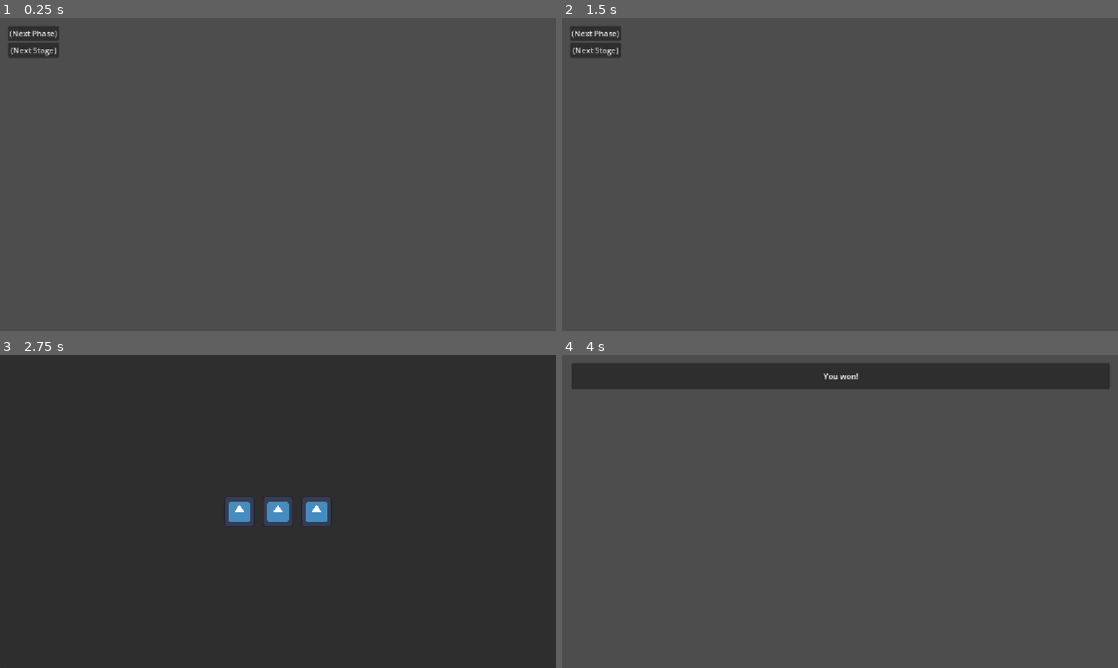
Above: before the commit, frames 1-4 (two rows, left to right).
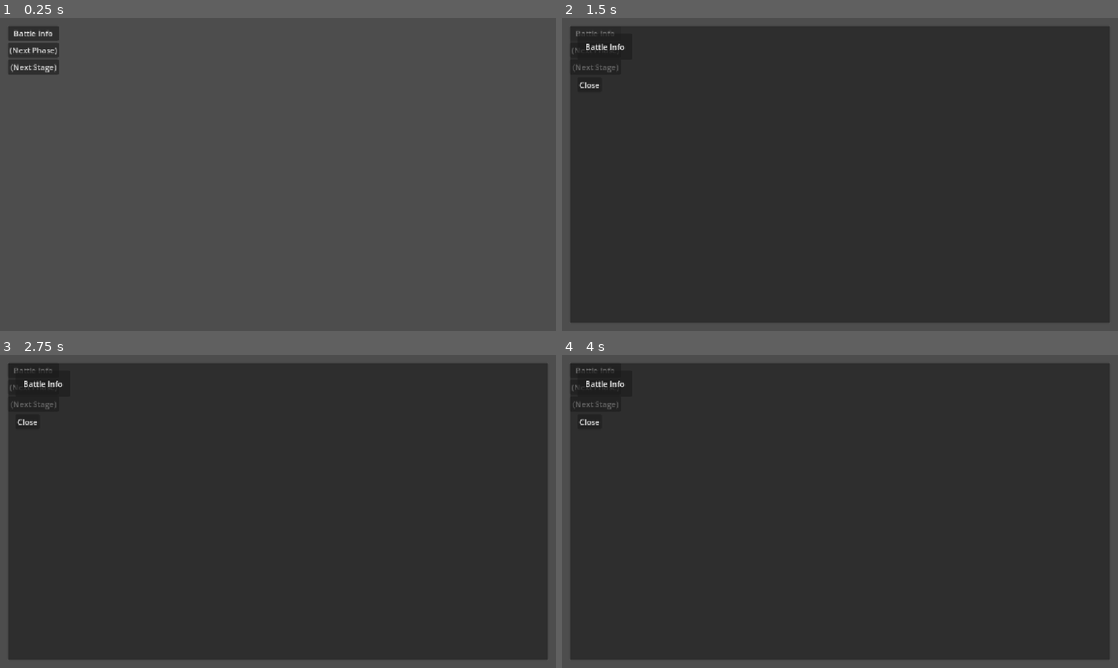
Above: after the commit, the same moments.

Repository: Adnyropast/pwkz-godot-4.7
Game: Godot game, scene res://scenes/stage.tscn
The game is run twice, just before and just after one commit, with the same random seed, the same clock (stepped at 60 frames per second) and the same inputs. The project has no main scene, so this scene is started directly. The engine's default icon, where the game draws it, is replaced by a stand-in: a white triangle on a blue panel in a dark square.
Inputs (mouse positions are in pixels of both pictures, inside the frame that each line leads up to):
- Up to frame 1 (0.25 s): no input
- Up to frame 2 (1.5 s): click (595, 33) at 0.5 s, where only the run after the commit has a clickable "Battle Info"; tap Enter (ui_accept) at 1.25 s
- Up to frame 3 (2.75 s): tap Enter (ui_accept) at 1.52 s; click (33, 370) at 2 s, where only the run before the commit has a clickable "(Next Phase)"
- Up to frame 4 (4 s): tap Enter (ui_accept) at 2.75, 3.02 s; click (595, 370) at 3.5 s, where only the run before the commit has a clickable "(Next Phase)"

The runs differ from the first frame. In frame 1, 0.6% of the frame differs, in the area x 1-11%, y 3-18%; in frame 2, 91%, in the area x 1-99%, y 2-98%; in frame 3, 9.7%; in frame 4, 84%.

Commit message:
feat: add battle status screen

Diff:
--- a/scenes/battle_commands_menu.gd
+++ b/scenes/battle_commands_menu.gd
@@ -2,9 +2,19 @@
 
 signal next_stage_button_pressed
 signal next_phase_button_pressed
+signal battle_info_button_pressed
 
 func _on_button_next_stage_pressed() -> void:
 	next_stage_button_pressed.emit()
 
 func _on_button_next_phase_pressed() -> void:
 	next_phase_button_pressed.emit()
+
+func _on_button_battle_info_pressed() -> void:
+	battle_info_button_pressed.emit()
+
+func pause() -> void:
+	process_mode = Node.PROCESS_MODE_DISABLED
+
+func unpause() -> void:
+	process_mode = Node.PROCESS_MODE_INHERIT
--- a/scenes/battle_commands_menu.tscn
+++ b/scenes/battle_commands_menu.tscn
@@ -20,6 +20,10 @@
 [node name="VBoxContainer" type="VBoxContainer" parent="MarginContainer" unique_id=363262340]
 layout_mode = 2
 
+[node name="ButtonBattleInfo" type="Button" parent="MarginContainer/VBoxContainer" unique_id=713008072]
+layout_mode = 2
+text = "Battle Info"
+
 [node name="ButtonNextPhase" type="Button" parent="MarginContainer/VBoxContainer" unique_id=2072037275]
 layout_mode = 2
 text = "(Next Phase)"
@@ -28,5 +32,6 @@
 layout_mode = 2
 text = "(Next Stage)"
 
+[connection signal="pressed" from="MarginContainer/VBoxContainer/ButtonBattleInfo" to="." method="_on_button_battle_info_pressed"]
 [connection signal="pressed" from="MarginContainer/VBoxContainer/ButtonNextPhase" to="." method="_on_button_next_phase_pressed"]
 [connection signal="pressed" from="MarginContainer/VBoxContainer/ButtonNextStage" to="." method="_on_button_next_stage_pressed"]
--- /dev/null
+++ b/scenes/battle_info_screen.gd
@@ -0,0 +1,6 @@
+extends Control
+
+signal close_button_pressed
+
+func _on_button_close_pressed() -> void:
+	close_button_pressed.emit()
--- /dev/null
+++ b/scenes/battle_info_screen.tscn
@@ -0,0 +1,73 @@
+[gd_scene format=3 uid="uid://dplklkp8tc7uj"]
+
+[ext_resource type="Script" uid="uid://c1jesb7rsuyhm" path="res://scenes/battle_info_screen.gd" id="1_kywye"]
+
+[node name="BattleInfoScreen" type="Control" unique_id=511141951]
+layout_mode = 3
+anchors_preset = 15
+anchor_right = 1.0
+anchor_bottom = 1.0
+grow_horizontal = 2
+grow_vertical = 2
+script = ExtResource("1_kywye")
+
+[node name="MarginContainer" type="MarginContainer" parent="." unique_id=891778632]
+layout_mode = 1
+anchors_preset = 15
+anchor_right = 1.0
+anchor_bottom = 1.0
+grow_horizontal = 2
+grow_vertical = 2
+theme_override_constants/margin_left = 16
+theme_override_constants/margin_top = 16
+theme_override_constants/margin_right = 16
+theme_override_constants/margin_bottom = 16
+
+[node name="PanelContainer" type="PanelContainer" parent="MarginContainer" unique_id=766753427]
+layout_mode = 2
+
+[node name="VBoxContainer" type="VBoxContainer" parent="MarginContainer/PanelContainer" unique_id=926301676]
+layout_mode = 2
+
+[node name="HBoxContainer" type="HBoxContainer" parent="MarginContainer/PanelContainer/VBoxContainer" unique_id=1849920223]
+layout_mode = 2
+
+[node name="MarginContainer" type="MarginContainer" parent="MarginContainer/PanelContainer/VBoxContainer/HBoxContainer" unique_id=458132448]
+layout_mode = 2
+theme_override_constants/margin_left = 16
+theme_override_constants/margin_top = 16
+theme_override_constants/margin_right = 16
+theme_override_constants/margin_bottom = 16
+
+[node name="PanelContainer" type="PanelContainer" parent="MarginContainer/PanelContainer/VBoxContainer/HBoxContainer/MarginContainer" unique_id=172519090]
+layout_mode = 2
+
+[node name="MarginContainer" type="MarginContainer" parent="MarginContainer/PanelContainer/VBoxContainer/HBoxContainer/MarginContainer/PanelContainer" unique_id=1872584775]
+layout_mode = 2
+theme_override_constants/margin_left = 16
+theme_override_constants/margin_top = 16
+theme_override_constants/margin_right = 16
+theme_override_constants/margin_bottom = 16
+
+[node name="Label" type="Label" parent="MarginContainer/PanelContainer/VBoxContainer/HBoxContainer/MarginContainer/PanelContainer/MarginContainer" unique_id=740790715]
+layout_mode = 2
+text = "Battle Info"
+
+[node name="HBoxContainer2" type="HBoxContainer" parent="MarginContainer/PanelContainer/VBoxContainer" unique_id=222604174]
+layout_mode = 2
+
+[node name="MarginContainer" type="MarginContainer" parent="MarginContainer/PanelContainer/VBoxContainer/HBoxContainer2" unique_id=24493263]
+layout_mode = 2
+theme_override_constants/margin_left = 16
+theme_override_constants/margin_top = 16
+theme_override_constants/margin_right = 16
+theme_override_constants/margin_bottom = 16
+
+[node name="VBoxContainer" type="VBoxContainer" parent="MarginContainer/PanelContainer/VBoxContainer/HBoxContainer2/MarginContainer" unique_id=307346053]
+layout_mode = 2
+
+[node name="ButtonClose" type="Button" parent="MarginContainer/PanelContainer/VBoxContainer/HBoxContainer2/MarginContainer/VBoxContainer" unique_id=1950087175]
+layout_mode = 2
+text = "Close"
+
+[connection signal="pressed" from="MarginContainer/PanelContainer/VBoxContainer/HBoxContainer2/MarginContainer/VBoxContainer/ButtonClose" to="." method="_on_button_close_pressed"]
--- a/scenes/stage.gd
+++ b/scenes/stage.gd
@@ -16,6 +16,10 @@
 func _on_battle_text_box_closed() -> void:
 	PopupInterfaces.open_rewards_popup(on_rewards_closed)
 
+func _on_battle_commands_menu_battle_info_button_pressed() -> void:
+	commands_menu_node.pause()
+	PopupInterfaces.open_battle_info_screen_popup(on_battle_info_screen_closed)
+
 func end_phase() -> void:
 	commands_menu_node.hide()
 
@@ -32,3 +36,6 @@
 
 func on_equip_screen_closed() -> void:
 	WorldState.next_phase()
+
+func on_battle_info_screen_closed() -> void:
+	commands_menu_node.unpause()
--- a/scenes/stage.tscn
+++ b/scenes/stage.tscn
@@ -28,6 +28,7 @@
 visible = false
 layout_mode = 1
 
+[connection signal="battle_info_button_pressed" from="HBoxContainer/MarginContainer/BattleCommandsMenu" to="." method="_on_battle_commands_menu_battle_info_button_pressed"]
 [connection signal="next_phase_button_pressed" from="HBoxContainer/MarginContainer/BattleCommandsMenu" to="." method="_on_battle_commands_menu_next_phase_button_pressed"]
 [connection signal="next_stage_button_pressed" from="HBoxContainer/MarginContainer/BattleCommandsMenu" to="." method="_on_battle_commands_menu_next_stage_button_pressed"]
 [connection signal="closed" from="HBoxContainer/BattleTextBoxContainer/BattleTextBox" to="." method="_on_battle_text_box_closed"]
--- a/static/PopupInterfaces.gd
+++ b/static/PopupInterfaces.gd
@@ -25,3 +25,11 @@
 	next_button_pressed.connect(callback_callable)
 	next_button_pressed.connect(popup.queue_free)
 	tree.root.add_child(popup)
+
+static func open_battle_info_screen_popup(callback_callable: Callable) -> void:
+	var tree: SceneTree = Engine.get_main_loop()
+	var popup = preload("res://scenes/battle_info_screen.tscn").instantiate()
+	var close_button_pressed: Signal = popup.close_button_pressed
+	close_button_pressed.connect(callback_callable)
+	close_button_pressed.connect(popup.queue_free)
+	tree.root.add_child(popup)
Not shown, added: scenes/battle_info_screen.gd.uid
